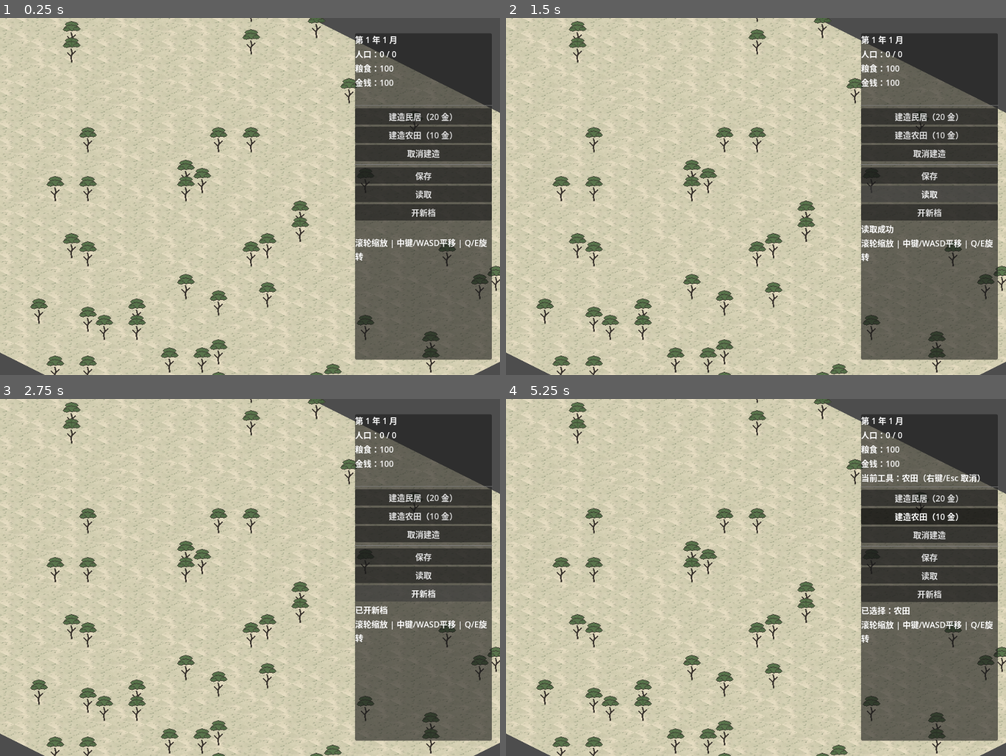
Above: before the commit, frames 1-4 (two rows, left to right).
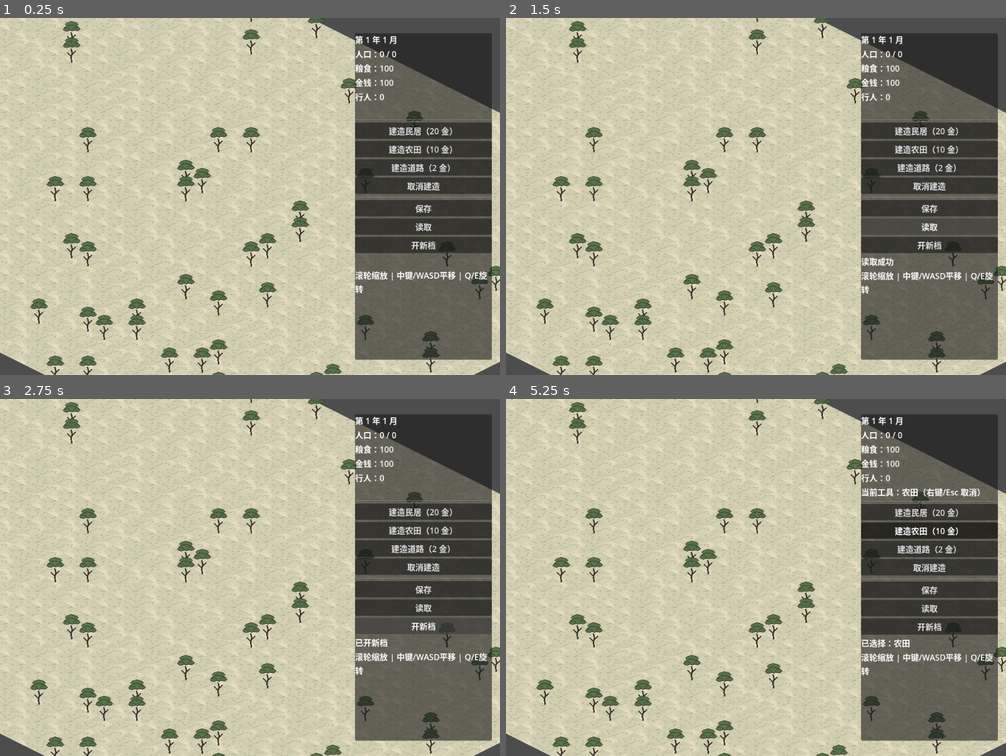
Above: after the commit, the same moments.

Repository: kreator666/tiny
Game: Godot game, scene res://scenes/main.tscn
Two runs of this game, one before a commit and one after it. Both use one fixed random seed, a clock stepped at 60 frames per second and the inputs below.
Inputs:
- Up to frame 1 (0.25 s): no input
- Up to frame 2 (1.5 s): click "保存" at 0.5 s; click "读取" at 1.25 s
- Up to frame 3 (2.75 s): click "开新档" at 2 s
- Up to frame 4 (5.25 s): click "建造民居（20 金）" at 2.75 s; click "开新档" at 3.5 s; click "读取" at 4.25 s; click "建造农田（10 金）" at 5 s

The runs differ from the first frame. In frame 1, 6.7% of the frame differs, in the area x 70-99%, y 21-78%; in frame 2, 6.4%; in frame 3, 6.5%; in frame 4, 7.1%.

Commit message:
法老王核心：道路+行人系统
- 新建筑"道路"(2金)：贴地 tile，相邻自动连网并绘制车辙连线
- 激活规则：农田需邻接道路才产粮；民居需邻接道路且近期有行人往来才发展
- 行人：民居每3秒派一人沿路随机游走20步(2.5格/秒)，路过道路格服务相邻民居
- 无服务民居人口流失，有效容量=总容量x有服务民居比例
- 新增素材：road.png(土路)、villager.png(宋人立牌)，HUD加行人计数

Diff:
--- a/data/buildings.json
+++ b/data/buildings.json
@@ -4,13 +4,22 @@
 		"cost_gold": 20,
 		"pop_capacity": 8,
 		"texture": "house.png",
-		"desc": "提供人口上限"
+		"flat": false,
+		"desc": "提供人口上限，需邻接道路、有行人往来才会发展"
 	},
 	"farm": {
 		"name": "农田",
 		"cost_gold": 10,
 		"grain_per_month": 4,
 		"texture": "farm.png",
-		"desc": "每月产出粮食"
+		"flat": true,
+		"desc": "每月产出粮食，需邻接道路才运送"
+	},
+	"road": {
+		"name": "道路",
+		"cost_gold": 2,
+		"texture": "road.png",
+		"flat": true,
+		"desc": "连接建筑，供行人通行"
 	}
 }
--- a/scripts/main.gd
+++ b/scripts/main.gd
@@ -2,6 +2,9 @@
 ## 游戏主逻辑：网格地图、建筑放置、月份推演、HUD。
 ## 渲染：45° 斜投影（菱形地砖）+ 建筑立牌（billboard）+ 深度排序遮挡。
 ## 视角：滚轮缩放（以鼠标为中心）、中键拖拽平移、WASD/方向键平移、Q/E 旋转 90°。
+## 核心玩法：法老王式道路+行人系统——
+##   建筑需邻接道路激活；民居派出行人沿路随机行走，
+##   行人经过的道路格会“服务”相邻民居，无服务的民居停止发展。
 ## 时间流速：每 2 秒 = 1 个月。
 ## 素材：程序化生成工笔画风（tools/gen_gongbi_assets.py）。
 
@@ -23,9 +26,18 @@
 # 各旋转方向下的深度排序轴（格子坐标系中“屏幕向下”的方向）
 const DEPTH_VECS := [Vector2(1, 1), Vector2(1, -1), Vector2(-1, -1), Vector2(-1, 1)]
 
+const DIRS := [Vector2i(1, 0), Vector2i(-1, 0), Vector2i(0, 1), Vector2i(0, -1)]
+
+# 行人参数
+const WALK_SPEED := 2.5  # 格/秒
+const WALKER_STEPS := 20  # 每次出行走的步数
+const WALKER_MAX := 60
+const SPAWN_INTERVAL := 3.0  # 每个民居的派人间隔（秒）
+
 const GROUND_0: Texture2D = preload("res://assets/gongbi/ground_0.png")
 const GROUND_1: Texture2D = preload("res://assets/gongbi/ground_1.png")
 const TREE_TEX: Texture2D = preload("res://assets/gongbi/tree.png")
+const VILLAGER_TEX: Texture2D = preload("res://assets/gongbi/villager.png")
 
 # ---------- 状态 ----------
 
@@ -33,6 +45,9 @@
 var buildings: Dictionary = {}  # Vector2i 坐标 -> 建筑类型(String)
 var grass: Dictionary = {}  # Vector2i 坐标 -> 草地块变体索引(0/1)
 var trees: Dictionary = {}  # Vector2i 坐标 -> true
+
+var walkers: Array = []  # 每个行人: {pos, cur, nxt, t, left, prev}
+var serviced: Dictionary = {}  # 民居格 -> 最近一次被行人服务的月份序号
 
 var population := 0
 var pop_capacity := 0  # 由民居数量决定，每次变化时重算
@@ -40,6 +55,7 @@
 var gold := 100.0
 var year := 1
 var month := 1
+var _months_total := 0  # 累计月份序号（服务时效判定用）
 
 var selected_tool := ""  # 当前选中的建造类型，空串 = 无
 var hover_cell := Vector2i(-1, -1)
@@ -47,6 +63,7 @@
 
 var _elapsed := 0.0
 var _dragging := false  # 中键拖拽平移中
+var _spawn_accum := 0.0
 
 # 视角状态（世界坐标 = 斜投影后的平面坐标）
 var _rot := 0  # 当前旋转方向 0..3
@@ -59,6 +76,7 @@
 var _gold_label: Label
 var _date_label: Label
 var _tool_label: Label
+var _walker_label: Label
 var _message_label: Label
 var _tool_buttons := {}
 
@@ -140,6 +158,87 @@
 	_cam_pos = world - (world - _cam_pos) * (_zoom.x / new_zoom.x)
 	_zoom = new_zoom
 	queue_redraw()
+
+
+# ---------- 道路与行人 ----------
+
+func _is_road(cell: Vector2i) -> bool:
+	return buildings.get(cell, "") == "road"
+
+
+func _road_neighbors(cell: Vector2i) -> Array[Vector2i]:
+	var result: Array[Vector2i] = []
+	for dir: Vector2i in DIRS:
+		var nb := cell + dir
+		if _is_road(nb):
+			result.append(nb)
+	return result
+
+
+func _has_adjacent_road(cell: Vector2i) -> bool:
+	return not _road_neighbors(cell).is_empty()
+
+
+func _spawn_walkers() -> void:
+	for cell: Vector2i in buildings:
+		if buildings[cell] != "house" or population <= 0:
+			continue
+		if walkers.size() >= WALKER_MAX:
+			return
+		if not _has_adjacent_road(cell):
+			continue
+		var roads := _road_neighbors(cell)
+		var start: Vector2i = roads[randi() % roads.size()]
+		var next := _choose_next_road(start, cell)
+		if next == Vector2i(-1, -1):
+			continue
+		walkers.append({
+			"pos": Vector2(start),
+			"cur": start,
+			"nxt": next,
+			"prev": cell,
+			"t": 0.0,
+			"left": WALKER_STEPS,
+		})
+		_service_around(start)
+
+
+func _choose_next_road(cur: Vector2i, prev: Vector2i) -> Vector2i:
+	var options: Array[Vector2i] = []
+	for nb: Vector2i in _road_neighbors(cur):
+		if nb != prev:
+			options.append(nb)
+	if options.is_empty():
+		options = _road_neighbors(cur)  # 死胡同：原路返回
+	if options.is_empty():
+		return Vector2i(-1, -1)
+	return options[randi() % options.size()]
+
+
+func _service_around(road_cell: Vector2i) -> void:
+	## 行人到达道路格，服务相邻民居
+	for dir: Vector2i in DIRS:
+		var nb := road_cell + dir
+		if buildings.get(nb, "") == "house":
+			serviced[nb] = _months_total
+
+
+func _update_walkers(delta: float) -> void:
+	for i in range(walkers.size() - 1, -1, -1):
+		var w: Dictionary = walkers[i]
+		w.t += delta * WALK_SPEED
+		if w.t >= 1.0:
+			w.cur = w.nxt
+			w.t = 0.0
+			w.left -= 1
+			_service_around(w.cur)
+			var next: Vector2i = _choose_next_road(w.cur, w.prev)
+			w.prev = w.cur
+			if next == Vector2i(-1, -1) or w.left <= 0:
+				walkers.remove_at(i)
+				continue
+			w.nxt = next
+		w.pos = Vector2(w.cur).lerp(Vector2(w.nxt), minf(w.t, 1.0))
 
 
 # ---------- 输入 ----------
@@ -220,6 +319,16 @@
 		_elapsed = 0.0
 		_advance_month()
 
+	# 行人生成与移动
+	_spawn_accum += delta
+	if _spawn_accum >= SPAWN_INTERVAL:
+		_spawn_accum = 0.0
+		_spawn_walkers()
+	if not walkers.is_empty():
+		_update_walkers(delta)
+		_walker_label.text = "行人：%d" % walkers.size()
+		queue_redraw()
+
 	# 方向键 / WASD 平移
 	var dir := Vector2.ZERO
 	if Input.is_key_pressed(KEY_LEFT) or Input.is_key_pressed(KEY_A):
@@ -236,25 +345,47 @@
 
 
 func _advance_month() -> void:
-	# 农田产出
+	_months_total += 1
+
+	# 农田产出（需邻接道路，粮食才运得出去）
 	var farm_count := 0
-	for type: String in buildings.values():
-		if type == "farm":
+	for cell: Vector2i in buildings:
+		if buildings[cell] == "farm" and _has_adjacent_road(cell):
 			farm_count += 1
 	grain += farm_count * int(building_defs["farm"]["grain_per_month"])
+
+	# 民居有效容量 = 容量 x 近期有行人往来的民居比例
+	var house_cells: Array[Vector2i] = []
+	for cell: Vector2i in buildings:
+		if buildings[cell] == "house":
+			house_cells.append(cell)
+	var serviced_count := 0
+	for cell: Vector2i in house_cells:
+		if _months_total - int(serviced.get(cell, -999)) <= 1:
+			serviced_count += 1
+	var eff_capacity := 0
+	if not house_cells.is_empty():
+		var ratio := float(serviced_count) / house_cells.size()
+		eff_capacity = int(round(pop_capacity * ratio))
+		if ratio < 0.5 and population > 0:
+			_show_message("部分民居缺乏行人往来，发展停滞")
 
 	# 人口消耗粮食
 	var consumption: int = int(ceil(population * 0.5))
 	if grain >= consumption:
 		grain -= consumption
-		# 有饭吃：人口向容量上限缓慢增长
-		if population < pop_capacity:
-			population = mini(pop_capacity, population + maxi(1, pop_capacity / 20))
-	else:
+		# 有饭吃：人口向有效容量缓慢增长
+		if population < eff_capacity:
+			population = mini(eff_capacity, population + maxi(1, eff_capacity / 20))
+	elif population > 0:
 		grain = 0.0
 		# 饥荒：人口衰减
 		population = maxi(0, population - maxi(1, population / 10))
 		_show_message("饥荒！人口下降")
+
+	# 无人行走的民居会逐渐流失人口
+	if not house_cells.is_empty() and eff_capacity < pop_capacity and population > eff_capacity:
+		population = maxi(eff_capacity, population - maxi(1, population / 20))
 
 	# 税收
 	gold += population * 0.2
@@ -292,6 +423,7 @@
 		"gold": gold,
 		"year": year,
 		"month": month,
+		"months_total": _months_total,
 		"buildings": list,
 		"trees": tree_list,
 	}
@@ -309,8 +441,11 @@
 	gold = float(state["gold"])
 	year = int(state["year"])
 	month = int(state["month"])
+	_months_total = int(state.get("months_total", (year - 1) * 12 + month))
 	buildings.clear()
 	trees.clear()
+	serviced.clear()
+	walkers.clear()
 	for entry: Dictionary in state["buildings"]:
 		buildings[Vector2i(int(entry["x"]), int(entry["y"]))] = String(entry["type"])
 	for entry: Dictionary in state.get("trees", []):
@@ -323,6 +458,9 @@
 
 func _on_reset_pressed() -> void:
 	buildings.clear()
+	walkers.clear()
+	serviced.clear()
+	_months_total = 0
 	population = 0
 	grain = 100.0
 	gold = 100.0
@@ -358,6 +496,8 @@
 	box.add_child(_grain_label)
 	_gold_label = Label.new()
 	box.add_child(_gold_label)
+	_walker_label = Label.new()
+	box.add_child(_walker_label)
 	_tool_label = Label.new()
 	box.add_child(_tool_label)
 
@@ -423,6 +563,7 @@
 	_pop_label.text = "人口：%d / %d" % [population, pop_capacity]
 	_grain_label.text = "粮食：%d" % int(grain)
 	_gold_label.text = "金钱：%d" % int(gold)
+	_walker_label.text = "行人：%d" % walkers.size()
 
 
 func _show_message(text: String) -> void:
@@ -441,26 +582,45 @@
 	draw_rect(Rect2(top_left, world_size), Color(0.13, 0.12, 0.10))
 	draw_set_transform_matrix(Transform2D())
 
-	# 地面层：草地 + 农田（贴地的建筑类型随地面一起画）
+	# 地面层：草地 + 贴地建筑（道路、农田）
 	for cell: Vector2i in grass:
 		var ground := GROUND_0 if grass[cell] == 0 else GROUND_1
 		draw_texture(ground, MAP_ORIGIN + Vector2(cell) * CELL)
 	for cell: Vector2i in buildings:
-		if buildings[cell] == "farm":
-			var farm_def: Dictionary = building_defs["farm"]
-			draw_texture(farm_def["tex"], MAP_ORIGIN + Vector2(cell) * CELL)
-
-	# 立牌层：民居/松树，按深度排序实现遮挡
+		var btype: String = buildings[cell]
+		if bool(building_defs[btype].get("flat", false)):
+			draw_texture(building_defs[btype]["tex"], MAP_ORIGIN + Vector2(cell) * CELL)
+
+	# 道路连接线（相邻道路之间画上车辙连线）
+	for cell: Vector2i in buildings:
+		if buildings[cell] != "road":
+			continue
+		for dir: Vector2i in [Vector2i(1, 0), Vector2i(0, 1)]:
+			if _is_road(cell + dir):
+				var p1 := MAP_ORIGIN + Vector2(cell) * CELL + Vector2(CELL, CELL) / 2
+				var p2 := MAP_ORIGIN + Vector2(cell + dir) * CELL + Vector2(CELL, CELL) / 2
+				draw_line(p1, p2, Color(0.42, 0.36, 0.28), 3.0)
+
+	# 立牌层：民居/松树/行人，按深度排序实现遮挡
 	var dv: Vector2 = DEPTH_VECS[_rot]
 	var items := []
 	for cell: Vector2i in trees:
 		items.append([Vector2(cell).dot(dv), cell, "tree"])
 	for cell: Vector2i in buildings:
-		if buildings[cell] != "farm":
+		if not bool(building_defs[buildings[cell]].get("flat", false)):
 			items.append([Vector2(cell).dot(dv), cell, buildings[cell]])
+	for w: Dictionary in walkers:
+		items.append([w.pos.dot(dv), null, "walker", w])
 	items.sort_custom(func(a: Array, b: Array) -> bool: return a[0] < b[0])
 
 	for item: Array in items:
+		if item[2] == "walker":
+			var w: Dictionary = item[3]
+			var wbase: Vector2 = _proj() * (MAP_ORIGIN + w.pos * CELL + Vector2(CELL, CELL) / 2)
+			draw_set_transform_matrix(_proj().affine_inverse() * Transform2D(0, wbase))
+			draw_texture(VILLAGER_TEX, Vector2(-6, -18))
+			draw_set_transform_matrix(Transform2D())
+			continue
 		var cell: Vector2i = item[1]
 		# 格子底边中心的世界坐标作为立牌落脚点
 		var base: Vector2 = _proj() * (MAP_ORIGIN + Vector2(cell) * CELL + Vector2(CELL / 2, CELL))
@@ -481,7 +641,7 @@
 		draw_polyline(corners + [corners[0]], Color(0.4, 0.9, 0.4) if valid else Color(0.9, 0.3, 0.3), 1.5)
 		if valid:
 			var ghost_def: Dictionary = building_defs[selected_tool]
-			if selected_tool == "farm":
+			if bool(ghost_def.get("flat", false)):
 				draw_texture(ghost_def["tex"], p0, Color(1, 1, 1, 0.6))
 			else:
 				var gbase: Vector2 = _proj() * (p0 + Vector2(CELL / 2, CELL))
Binary file added: assets/gongbi/road.png
Not shown, added: assets/gongbi/road.png.import
Binary file added: assets/gongbi/villager.png
Not shown, added: assets/gongbi/villager.png.import
Not shown, changed: tools/gen_gongbi_assets.py
